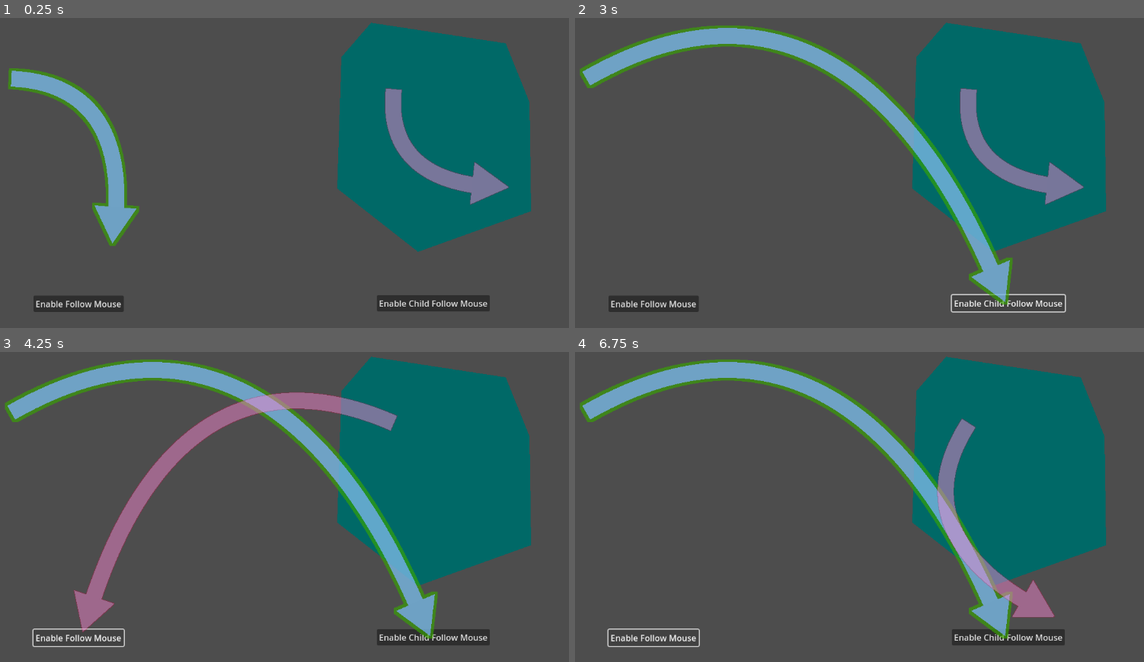
Above: before the commit, frames 1-4 (two rows, left to right).
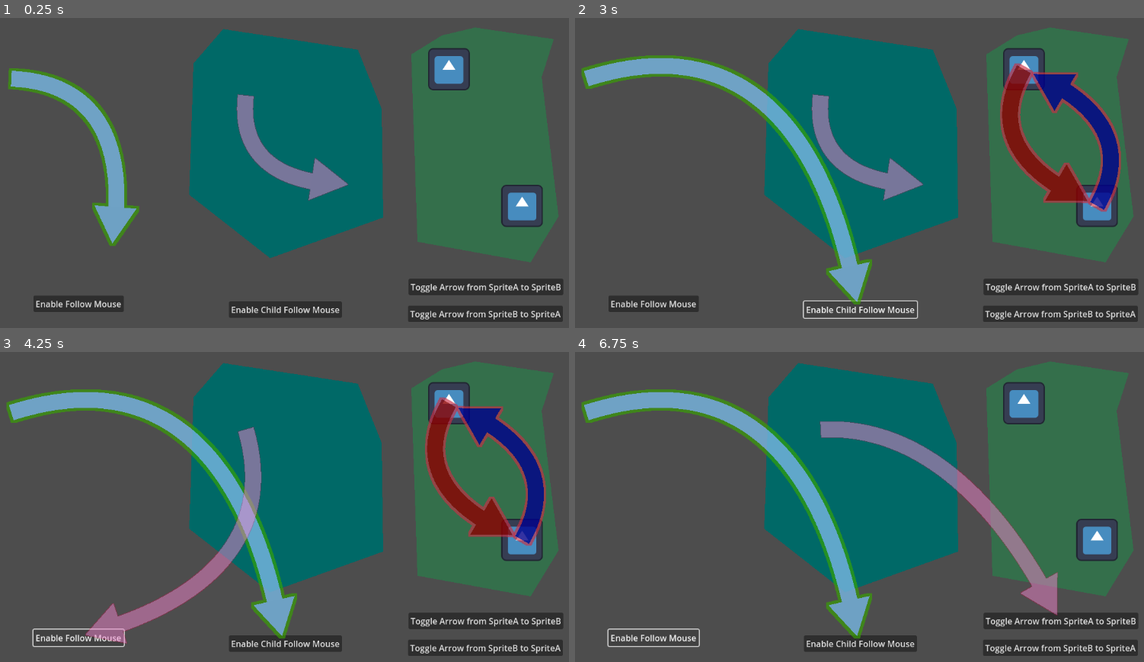
Above: after the commit, the same moments.

Repository: jlapier/godot-curved-arrow-plugin
Game: Godot game, scene res://test_scene.tscn
The game is run twice, just before and just after one commit, with the same random seed, the same clock (stepped at 60 frames per second) and the same inputs. The engine's default icon, where the game draws it, is replaced by a stand-in: a white triangle on a blue panel in a dark square.
Inputs (mouse positions are in pixels of both pictures, inside the frame that each line leads up to):
- Up to frame 1 (0.25 s): no input
- Up to frame 2 (3 s): click (1058, 287) at 0.5 s, where only the run after the commit has a clickable "Toggle Arrow from SpriteA to …"; click (1058, 312) at 1.25 s, where only the run after the commit has a clickable "Toggle Arrow from SpriteB to …"; click "Enable Follow Mouse" at 2 s; click "Enable Child Follow Mouse" at 2.75 s
- Up to frame 3 (4.25 s): click "Enable Follow Mouse" at 3.5 s
- Up to frame 4 (6.75 s): click "Enable Child Follow Mouse" at 4.25 s; click (1058, 621) at 5 s, where only the run after the commit has a clickable "Toggle Arrow from SpriteA to …"; click (1058, 646) at 5.75 s, where only the run after the commit has a clickable "Toggle Arrow from SpriteB to …"; click "Enable Follow Mouse" at 6.5 s

The runs differ from the first frame. In frame 1, 42% of the frame differs, in the area x 33-99%, y 1-99%; in frame 2, 48%; in frame 3, 53%, in the area x 0-99%, y 1-99%; in frame 4, 50%.

Commit message:
test creating arrows on the fly

Diff:
--- a/test_scene.gd
+++ b/test_scene.gd
@@ -1,10 +1,13 @@
 extends Node2D
 
 @onready var curved_arrow_2d: CurvedArrow2D = $CurvedArrow2D
-@onready var child_curved_arrow: CurvedArrow2D = $Polygon2D/ChildCurvedArrow2D
-@onready var arrow_follow_mouse_button: Button = $ArrowFollowMouseButton
+@onready var child_curved_arrow: CurvedArrow2D = $PolygonBackground/ChildCurvedArrow2D
+@onready var spriteA: Sprite2D = $SpriteBackground/SpriteA
+@onready var spriteB: Sprite2D = $SpriteBackground/SpriteB
 
 var _arrow_follow_mouse: CurvedArrow2D = null
+var _sprite_a_to_b_arrow: CurvedArrow2D
+var _sprite_b_to_a_arrow: CurvedArrow2D
 
 func _input(event: InputEvent) -> void:
     if not _arrow_follow_mouse: return
@@ -25,3 +28,25 @@
 
 func _on_child_arrow_follow_mouse_button_pressed() -> void:
     _arrow_follow_mouse = child_curved_arrow
+
+
+func _on_arrow_ato_b_button_pressed() -> void:
+    if _sprite_a_to_b_arrow:
+        _sprite_a_to_b_arrow.queue_free()
+        _sprite_a_to_b_arrow = null
+    else:
+        _sprite_a_to_b_arrow = CurvedArrow2D.new()
+        add_child(_sprite_a_to_b_arrow)
+        _sprite_a_to_b_arrow.set_positions(spriteA.global_position, spriteB.global_position)
+        _sprite_a_to_b_arrow.color = Color.DARK_RED
+
+
+func _on_arrow_bto_a_button_pressed() -> void:
+    if _sprite_b_to_a_arrow:
+        _sprite_b_to_a_arrow.queue_free()
+        _sprite_b_to_a_arrow = null
+    else:
+        _sprite_b_to_a_arrow = CurvedArrow2D.new()
+        add_child(_sprite_b_to_a_arrow)
+        _sprite_b_to_a_arrow.set_positions(spriteB.global_position, spriteA.global_position)
+        _sprite_b_to_a_arrow.color = Color.DARK_BLUE
--- a/test_scene.tscn
+++ b/test_scene.tscn
@@ -1,7 +1,8 @@
-[gd_scene load_steps=3 format=3 uid="uid://bftjurppxpsks"]
+[gd_scene load_steps=4 format=3 uid="uid://bftjurppxpsks"]
 
 [ext_resource type="Script" path="res://test_scene.gd" id="1_4uvj7"]
 [ext_resource type="Script" path="res://addons/2d_curved_arrow/curved_arrow_2d.gd" id="1_gaug5"]
+[ext_resource type="Texture2D" uid="uid://d1pg15cwrsy3g" path="res://icon.svg" id="2_fp4bj"]
 
 [node name="TestScene" type="Node2D"]
 script = ExtResource("1_4uvj7")
@@ -14,15 +15,15 @@
 outline_color = Color(0.2147, 0.648726, 0, 1)
 outline_thickness = 5
 
-[node name="Polygon2D" type="Polygon2D" parent="."]
-position = Vector2(745, 49)
+[node name="PolygonBackground" type="Polygon2D" parent="."]
+position = Vector2(465, 61)
 color = Color(4.09111e-07, 0.412488, 0.406186, 1)
 polygon = PackedVector2Array(2, -1, 257, 38, 302, 150, 305, 356, 91, 433, -62, 313, -54, 64)
 
-[node name="ChildCurvedArrow2D" type="Node2D" parent="Polygon2D"]
+[node name="ChildCurvedArrow2D" type="Node2D" parent="PolygonBackground"]
 position = Vector2(45, 125)
 script = ExtResource("1_gaug5")
-end_pos = Vector2(1029.01, 361.065)
+end_pos = Vector2(722.609, 355.821)
 color = Color(0.938248, 0.518122, 0.800277, 1)
 outline_color = Color(0.995776, 0, 0.290746, 1)
 transparency = 0.5
@@ -35,11 +36,42 @@
 text = "Enable Follow Mouse"
 
 [node name="ChildArrowFollowMouseButton" type="Button" parent="."]
-offset_left = 758.0
-offset_top = 564.0
-offset_right = 972.0
-offset_bottom = 595.0
+offset_left = 478.0
+offset_top = 576.0
+offset_right = 692.0
+offset_bottom = 607.0
 text = "Enable Child Follow Mouse"
+
+[node name="SpriteBackground" type="Polygon2D" parent="."]
+position = Vector2(908, 56)
+color = Color(0.205126, 0.435758, 0.295377, 1)
+polygon = PackedVector2Array(36, 1, 185, 23, 162, 95, 194, 359, 141, 446, -73, 407, -85, 52, -27, 16)
+
+[node name="SpriteA" type="Sprite2D" parent="SpriteBackground"]
+position = Vector2(-13.5, 80)
+scale = Vector2(0.617188, 0.625)
+texture = ExtResource("2_fp4bj")
+
+[node name="SpriteB" type="Sprite2D" parent="SpriteBackground"]
+position = Vector2(125, 339)
+scale = Vector2(0.617188, 0.625)
+texture = ExtResource("2_fp4bj")
+
+[node name="ArrowAtoBButton" type="Button" parent="."]
+offset_left = 818.0
+offset_top = 533.0
+offset_right = 1111.0
+offset_bottom = 564.0
+text = "Toggle Arrow from SpriteA to SpriteB"
+
+[node name="ArrowBtoAButton" type="Button" parent="."]
+offset_left = 817.0
+offset_top = 584.0
+offset_right = 1110.0
+offset_bottom = 615.0
+text = "Toggle Arrow from SpriteB to SpriteA"
 
 [connection signal="pressed" from="ArrowFollowMouseButton" to="." method="_on_arrow_follow_mouse_button_pressed"]
 [connection signal="pressed" from="ChildArrowFollowMouseButton" to="." method="_on_child_arrow_follow_mouse_button_pressed"]
+[connection signal="pressed" from="ArrowAtoBButton" to="." method="_on_arrow_ato_b_button_pressed"]
+[connection signal="pressed" from="ArrowBtoAButton" to="." method="_on_arrow_bto_a_button_pressed"]
